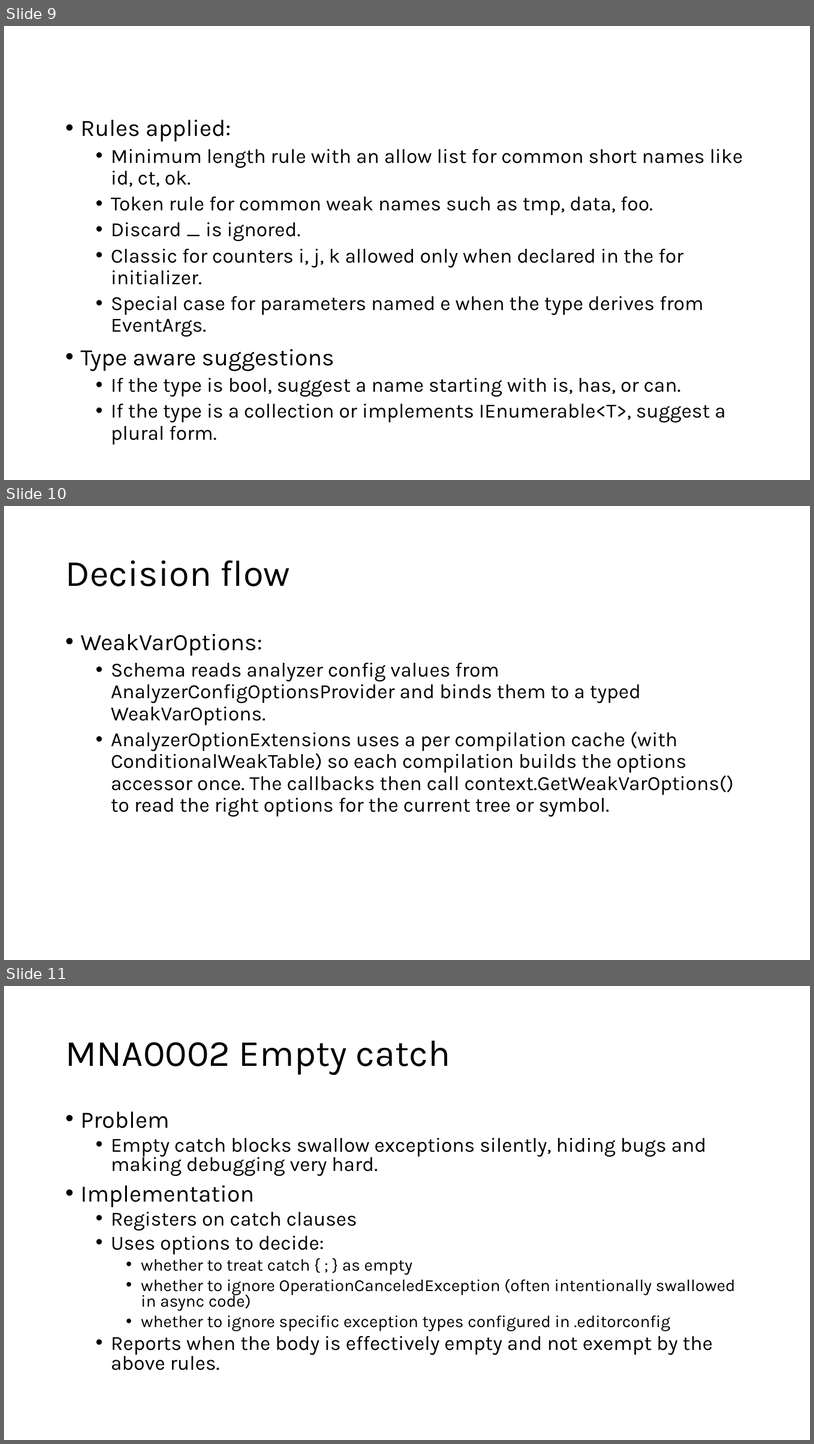
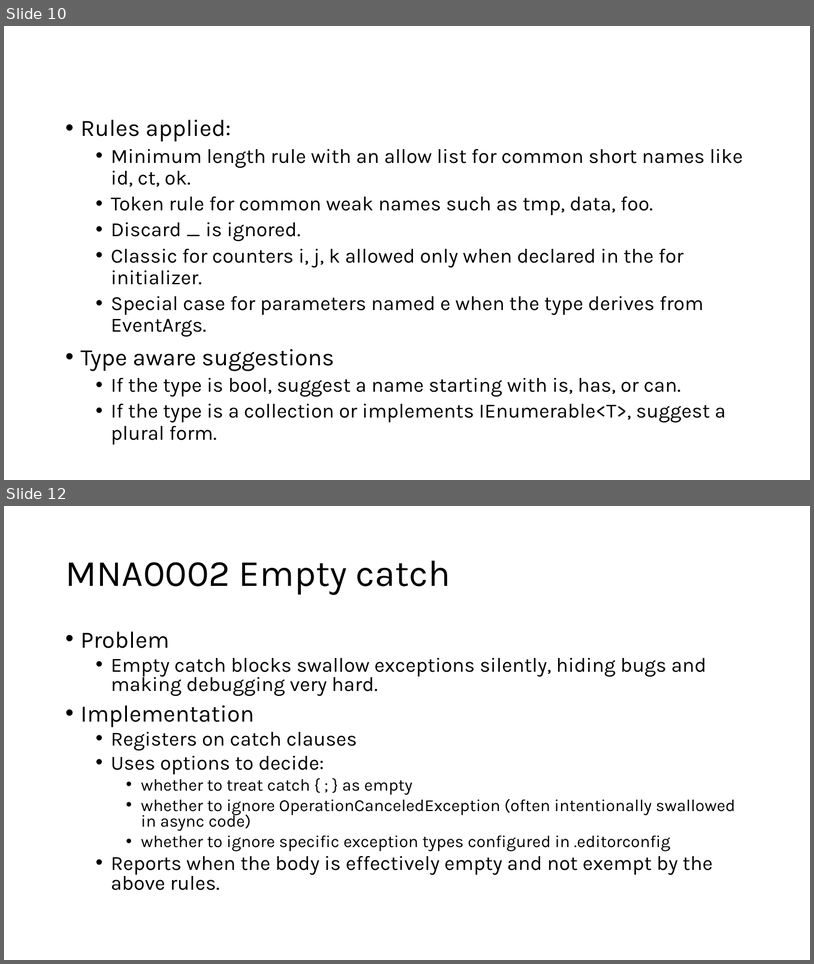
Before and after one commit to Me8mer/MiniAnalyzers, a slide deck: Docs/MiniAnalyzersPresentation.pptx. Shown one above the other, each under a label of ours: slides 9, 10 and 11 before the commit, slides 10 and 12 after it; the slides between them are not shown. The pictures are 814x1444 and 814x964 pixels, drawn with LibreOffice and Linux fonts; fonts in the diff are those of the drawing. Boxes give left, top, right and bottom in pixels: in the first picture for what was removed or moved away, otherwise in the second. Text is boxed around its words. In the diff, an @@ line names an element or a change of style, - is before the commit and + after.

```diff
--- a/Docs/MiniAnalyzersPresentation.pptx
+++ b/Docs/MiniAnalyzersPresentation.pptx
@@ slide 10 removed at (4,506,810,960), background #FFFFFF @@
@@ title removed at (65,560,291,586) @@
-Decision flow
@@ text removed at (81,634,734,817) @@
-• WeakVarOptions:
-  • Schema reads analyzer config values from AnalyzerConfigOptionsProvider and binds them to a typed WeakVarOptions.
-  • AnalyzerOptionExtensions uses a per compilation cache (with ConditionalWeakTable) so each compilation builds the options accessor once. The callbacks then call context.GetWeakVarOptions() to read the right options for the current tree or symbol.
@@ what was slide 9 is now slide 10 @@
@@ what was slide 11 is now slide 12 @@
```
Also in this commit, not shown: 4 slides changed, 10 slides added, 4 other slides removed, 3 other files.
